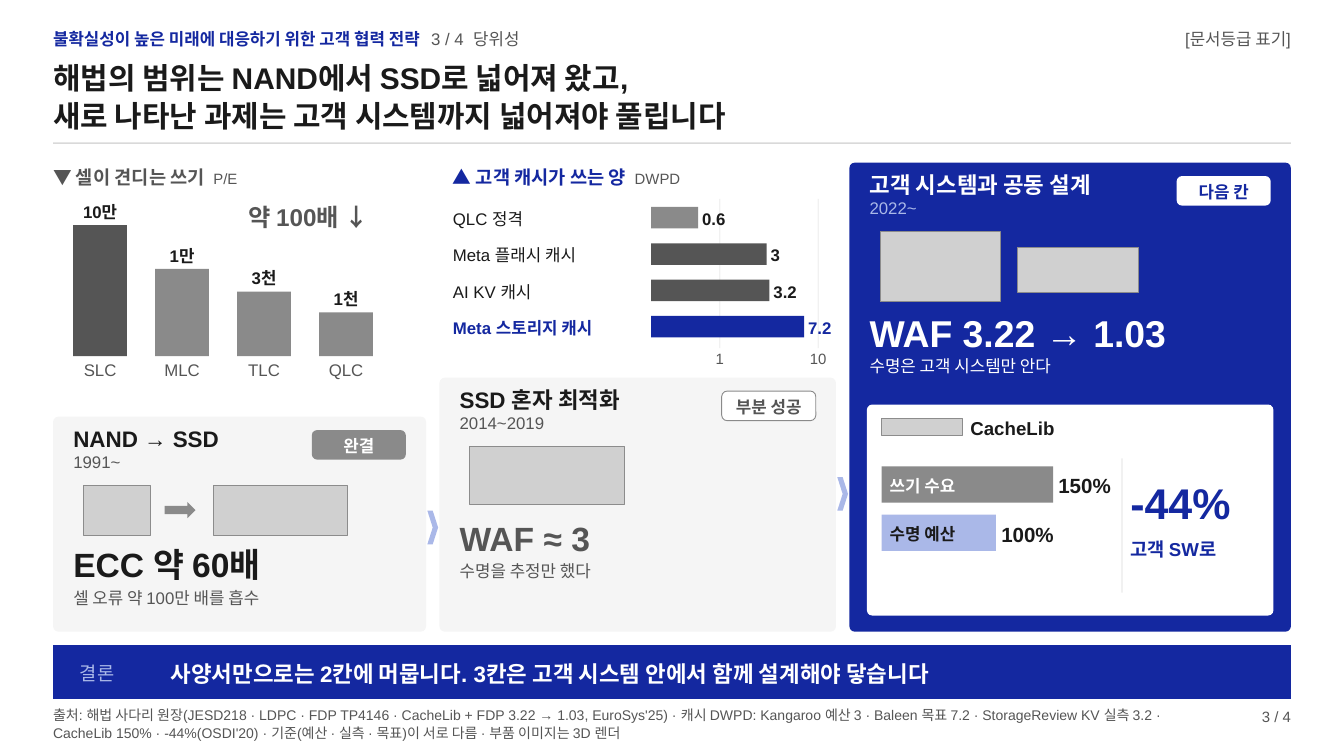
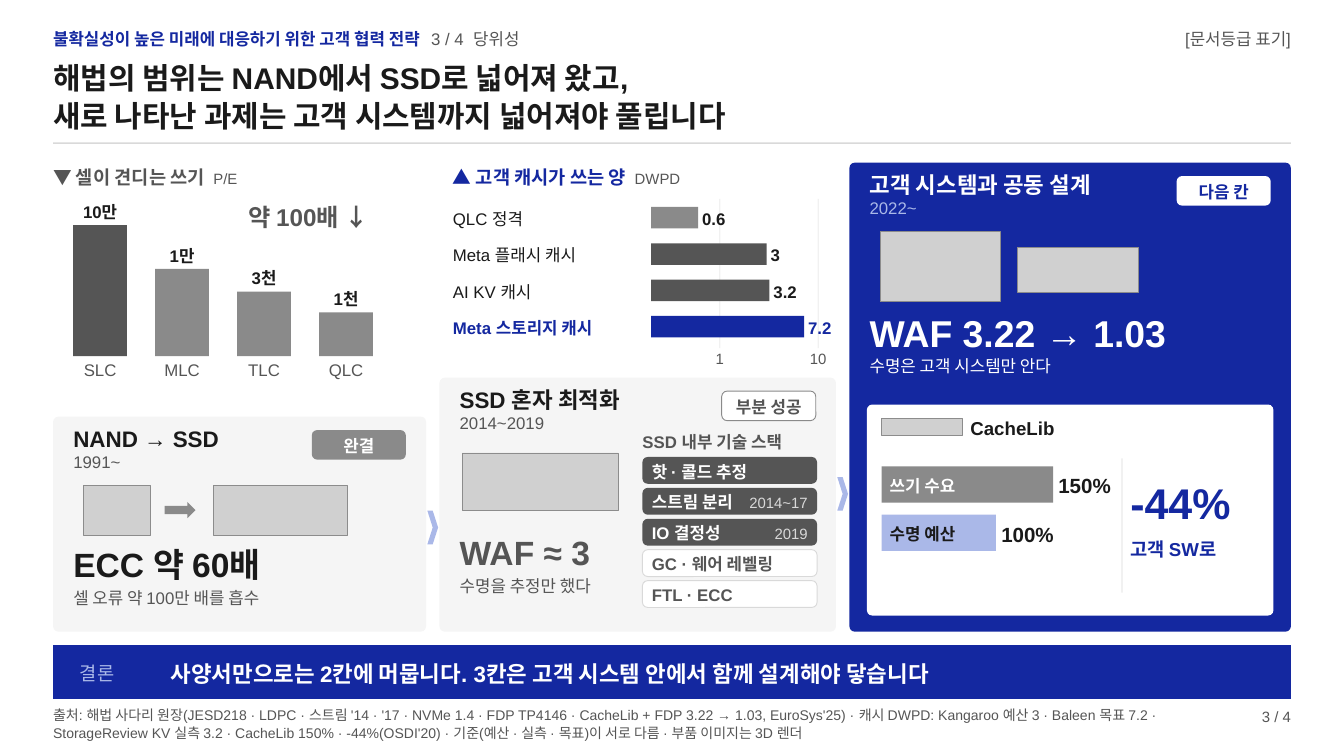
Before and after one commit to k31001/action-learning, a slide deck: slide 3 of outputs/presentation/ssd-future-ready-strategy.pptx. Drawn at 1344x756 pixels with LibreOffice and Linux fonts; fonts in the diff are those of the drawing; grey boxes stand for pictures. Boxes give left, top, right and bottom in pixels: in the first picture for what was removed or moved away, otherwise in the second. Text is boxed around its words. In the diff, an @@ line names an element or a change of style, - is before the commit and + after.

```diff
--- a/outputs/presentation/ssd-future-ready-strategy.pptx
+++ b/outputs/presentation/ssd-future-ready-strategy.pptx
@@ text added at (642,434,782,450), 18 pt, text #555555, bold @@
+SSD 내부 기술 스택
@@ picture: place and size @@
-picture at (469,446,625,504)
+picture at (462,453,618,511)
@@ rounded rectangle added at (642,457,817,484), fill #555555 @@
@@ text added at (652,464,747,480), 18 pt, text #FFFFFF, bold @@
+핫 · 콜드 추정
@@ rounded rectangle added at (642,488,817,515), fill #555555 @@
@@ text added at (652,494,733,510), 18 pt, text #FFFFFF, bold @@
+스트림 분리
@@ text added at (749,497,807,508), 16 pt, text #D9D9D9 @@
+2014~17
@@ text "WAF ≈ 3": place and size @@
-text "WAF ≈ 3" at (460,527,590,552)
+text "WAF ≈ 3" at (460,541,590,566)
@@ rounded rectangle added at (642,519,817,546), fill #555555 @@
@@ text added at (652,525,720,541), 18 pt, text #FFFFFF, bold @@
+IO 결정성
@@ text added at (775,528,808,539), 16 pt, text #D9D9D9 @@
+2019
@@ rounded rectangle added at (642,550,817,577), fill #FFFFFF, outline #D9D9D9 1 pt @@
@@ text added at (652,556,773,572), 18 pt, text #555555, bold @@
+GC · 웨어 레벨링
@@ text "수명을 추정만 했다": place and size @@
-text "수명을 추정만 했다" at (460,563,591,579)
+text "수명을 추정만 했다" at (460,578,591,594)
@@ rounded rectangle added at (642,581,817,607), fill #FFFFFF, outline #D9D9D9 1 pt @@
@@ text added at (652,589,732,601), 18 pt, text #555555, bold @@
+FTL · ECC
@@ text at (53,708,1147,741): text changed @@
-출처: 해법 사다리 원장(JESD218 · LDPC · FDP TP4146 · CacheLib + FDP 3.22 → 1.03, EuroSys'25) · 캐시 DWPD: Kangaroo 예산 3 · Baleen 목표 7.2 · StorageReview KV 실측 3.2 · CacheLib 150% · -44%(OSDI'20) · 기준(예산 · 실측 · 목표)이 서로 다름 · 부품 이미지는 3D 렌더
+출처: 해법 사다리 원장(JESD218 · LDPC · 스트림 '14 · '17 · NVMe 1.4 · FDP TP4146 · CacheLib + FDP 3.22 → 1.03, EuroSys'25) · 캐시 DWPD: Kangaroo 예산 3 · Baleen 목표 7.2 · StorageReview KV 실측 3.2 · CacheLib 150% · -44%(OSDI'20) · 기준(예산 · 실측 · 목표)이 서로 다름 · 부품 이미지는 3D 렌더
```
Also in this commit, not shown: 5 other files.
